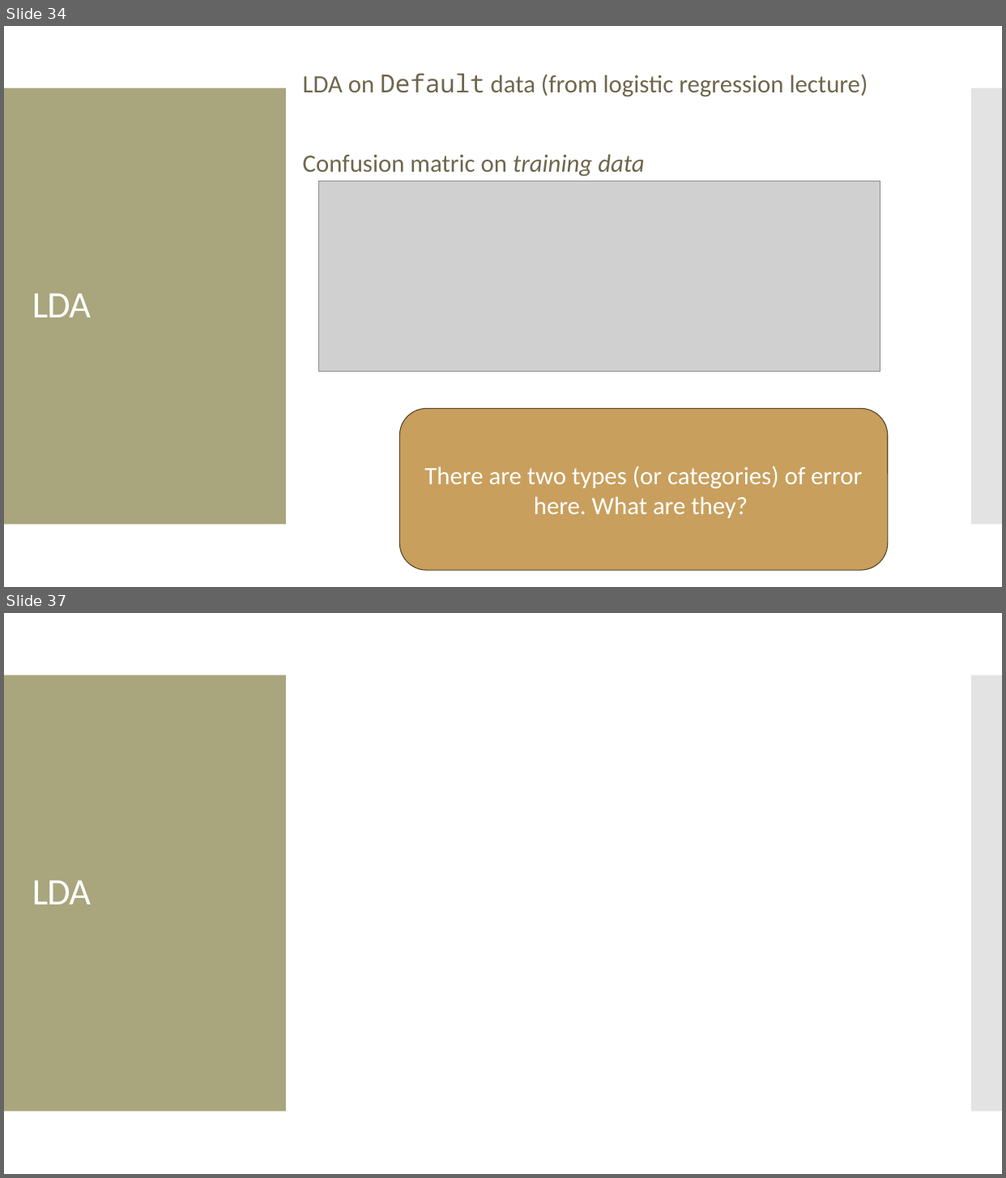
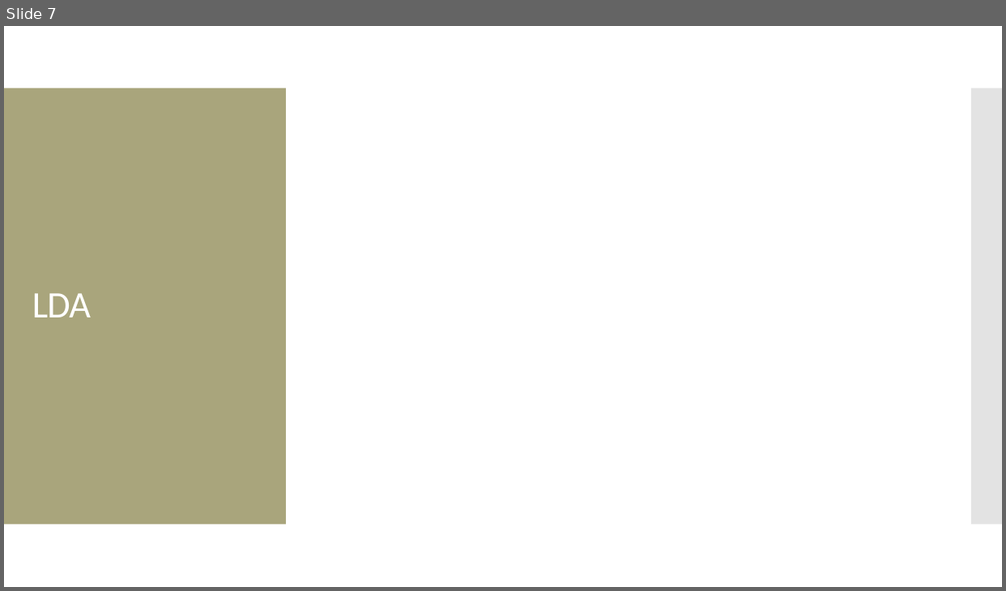
Before and after one commit to amosca01/CAIS380ML-S24, a slide deck: slides/08-QDA-naive-bayes.pptx. Shown one above the other, each under a label of ours: slides 34 and 37 before the commit, slide 7 after it; the slides between them are not shown. The pictures are 1006x1178 and 1006x591 pixels, drawn with LibreOffice and Linux fonts; fonts in the diff are those of the drawing; grey boxes stand for pictures. Boxes give left, top, right and bottom in pixels: in the first picture for what was removed or moved away, otherwise in the second. Text is boxed around its words. In the diff, an @@ line names an element or a change of style, - is before the commit and + after.

```diff
--- a/slides/08-QDA-naive-bayes.pptx
+++ b/slides/08-QDA-naive-bayes.pptx
@@ slide 34 removed at (x1=4, y1=26, x2=1002, y2=587), background #FFFFFF; not listed: 2 template elements that a slide beside it also shows @@
@@ text removed at (x1=303, y1=73, x2=868, y2=177) @@
-LDA on Default data (from logistic regression lecture)
-Confusion matric on training data
@@ picture removed at (x1=319, y1=182, x2=880, y2=372) @@
@@ title removed at (x1=32, y1=293, x2=91, y2=318) @@
-LDA
@@ rounded rectangle removed at (x1=400, y1=408, x2=889, y2=570) @@
-There are two types (or categories) of error here. What are they?
@@ what was slide 37 is now slide 7 @@
```
Also in this commit, not shown: 3 slides changed, 15 slides added, 30 other slides removed, 9 other files.
